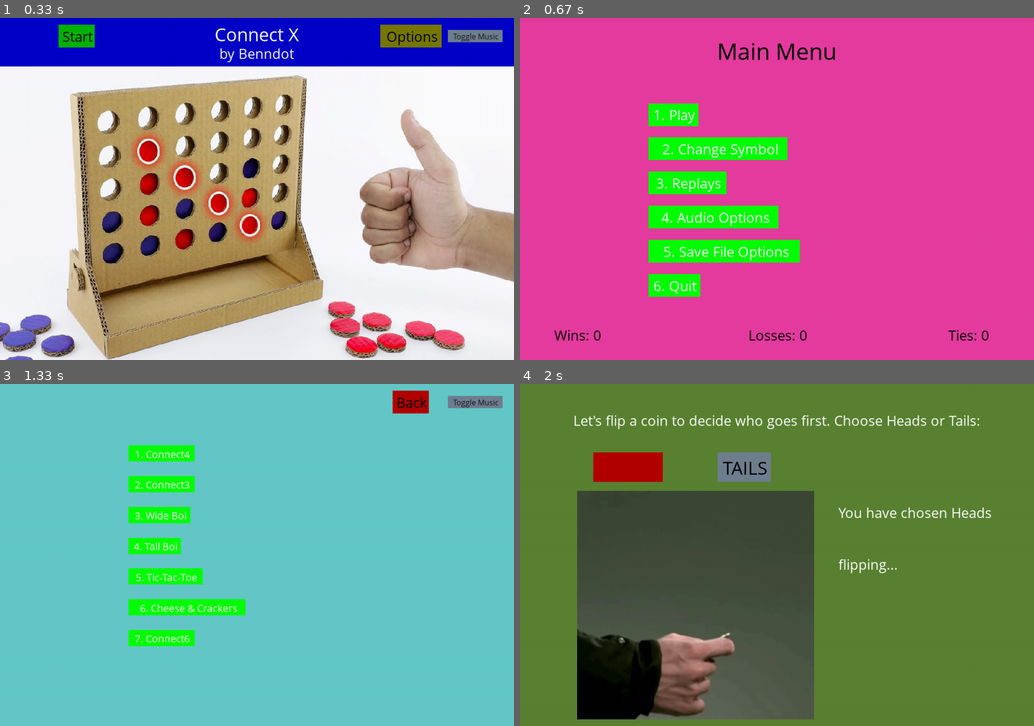
Above: before the commit, frames 1-4 (two rows, left to right).
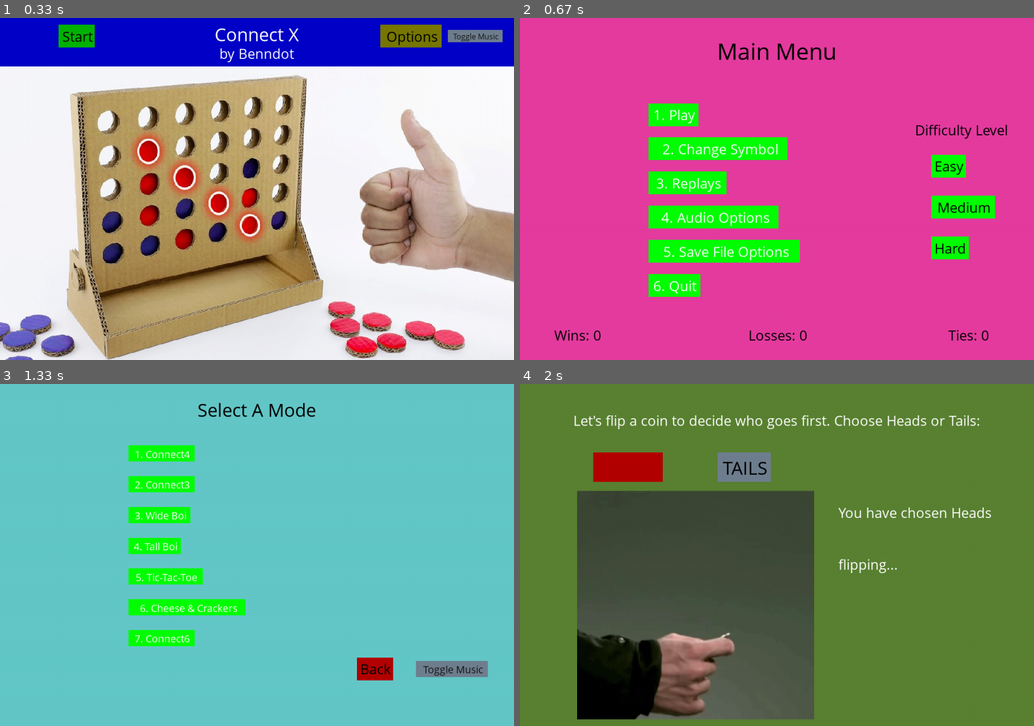
Above: after the commit, the same moments.

Repository: Benndot/Connect-X-Pygame
Game: pygame game, started from connectX.py
Same seed, same stepped clock (60 frames per second), same inputs: the game is played once before the commit and once after it.
Inputs (mouse positions are in pixels of both pictures, inside the frame that each line leads up to):
- Up to frame 1 (0.33 s): no input
- Up to frame 2 (0.67 s): click "Start" at 0.42 s
- Up to frame 3 (1.33 s): click "1. Play" at 0.77 s; click (241, 496) at 1.1 s
- Up to frame 4 (2 s): click (725, 609) at 1.43 s; click "HEADS" at 1.78 s

Frame 1 is identical in both runs. In frame 2, 2.0% of the frame differs, in the area x 77-95%, y 31-71%; in frame 3, 2.3%, in the area x 38-98%, y 1-87%; in frame 4, nothing differs.

Commit message:
Added difficulty options
Can now change the likelihood of the CPU missing moves by clicking
one of the three button options to the right of the main menu

Diff:
--- a/connectX.py
+++ b/connectX.py
@@ -317,8 +317,6 @@
 
 def main_menu():
 
-    greeting_message = "Main Menu"
-
     play_game_str = {"Play": mode_selection}
     change_symbol_str = {"Change Symbol": symbol_selection}
     stats_replays_str = {"Replays": replays_menu}
@@ -332,7 +330,7 @@
 
         game_screen.screen.fill((230, 60, 160))
 
-        create_onscreen_text(large_font, black, greeting_message, game_screen.width / 2, game_screen.height * 0.05,
+        create_onscreen_text(large_font, black, "Main Menu", game_screen.width / 2, game_screen.height * 0.05,
                              True)
 
         create_onscreen_text(medium_font, black, f"Wins: {DataTracker.wins.value}", game_screen.width / 15,
@@ -351,6 +349,23 @@
                 option.get(list(option.keys())[0])()
 
             height_multiplier += 0.4
+
+        create_onscreen_text(medium_font, black, "Difficulty Level", game_screen.width / 1.3,
+                             game_screen.height * 0.3, False)
+
+        difficulty_values: list[int] = [66, 33, 0]
+        difficulty_titles: list[str] = ["Easy", "Medium", "Hard"]
+        base_height = game_screen.height * 0.4
+        dif_height_multiplier = 1
+        for index, difficulty in enumerate(difficulty_values):
+            difficulty_button = create_text_button(medium_font, black, difficulty_titles[index],
+                                                   game_screen.width / 1.25, base_height * dif_height_multiplier,
+                                                   lighter_green, green, False)
+
+            if difficulty_button:
+                GameHandler.difficulty = difficulty_values[index]
+
+            dif_height_multiplier += 0.3
 
         for evnt in pygame.event.get():
             if evnt.type == pygame.QUIT:
@@ -722,6 +737,9 @@
     while True:
         game_screen.screen.fill((100, 200, 200))
 
+        create_onscreen_text(intermediate_font, black, "Select A Mode", game_screen.width / 2,
+                             game_screen.height / 25, True)
+
         game_mode_list = [connect4, connect3, wide_boi, tall_boi, tic_tac_toe, cheese_crackers, deluxe]
 
         base_height = game_screen.height * 0.18
@@ -737,13 +755,13 @@
 
             height_multiplier += 0.5
 
-        back_button = create_text_button(medium_font, black, "Back", game_screen.width * .8,
-                                         game_screen.height * 0.02, (250, 0, 0), (180, 0, 0), True)
+        back_button = create_text_button(medium_font, black, "Back", game_screen.width * .73,
+                                         game_screen.height * 0.8, (250, 0, 0), (180, 0, 0), True)
         if back_button:
             main_menu()
 
-        music_button = create_text_button(small_font, blackish, "Toggle Music", game_screen.width * .925,
-                                          game_screen.height * 0.035, lightgray, slategray, True)
+        music_button = create_text_button(sml_med_font, blackish, "Toggle Music", game_screen.width * .88,
+                                          game_screen.height * 0.81, lightgray, slategray, True)
 
         if music_button:
             music_object.music_toggle()
